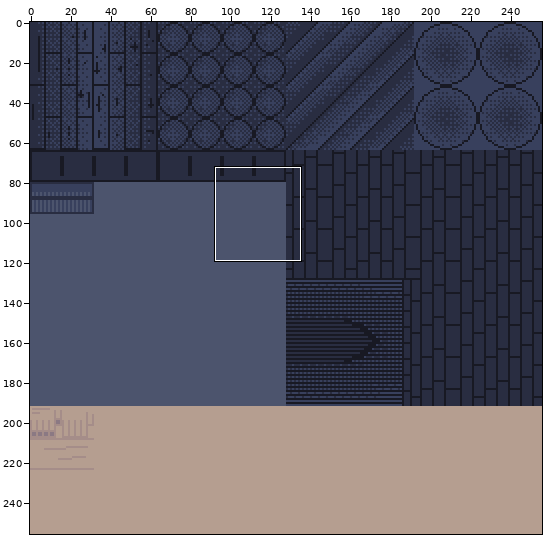
Sprite sheet, stored at assets/obj/spr_dreadzone_texture.png. Above, an overview of the earlier version with the close-up marked.
Close-up. As it was:
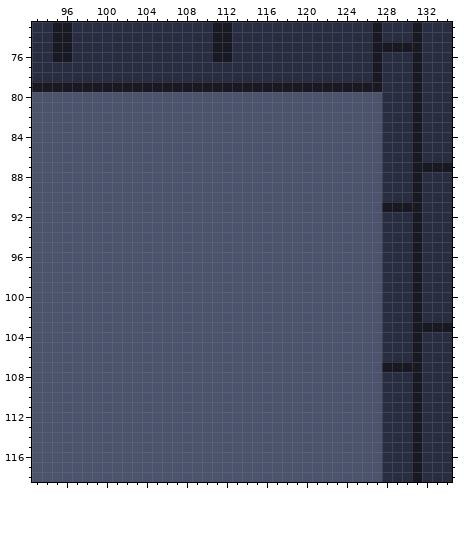
The file is 256x256 pixels. Shown: x 93..134, y 73..118.
And afterwards:
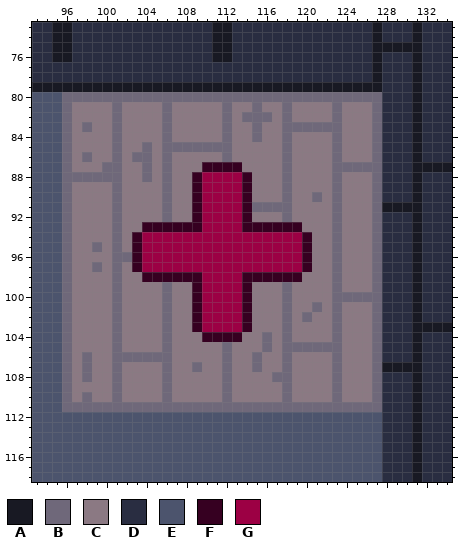
Palette (. is transparent): A #181923  B #6f687a  C #8b7983  D #292d41  E #4c546d  F #360021  G #9c0044
Changes in this commit:
@@ x 93..134 @@
  79 AAAAAAAAAAAAAAAAAAAAAAAAAAAAAAAAAAADDDADDD
- 80 EEEEEEEEEEEEEEEEEEEEEEEEEEEEEEEEEEEDDDADDD
- 81 EEEEEEEEEEEEEEEEEEEEEEEEEEEEEEEEEEEDDDADDD
- 82 EEEEEEEEEEEEEEEEEEEEEEEEEEEEEEEEEEEDDDADDD
- 83 EEEEEEEEEEEEEEEEEEEEEEEEEEEEEEEEEEEDDDADDD
- 84 EEEEEEEEEEEEEEEEEEEEEEEEEEEEEEEEEEEDDDADDD
- 85 EEEEEEEEEEEEEEEEEEEEEEEEEEEEEEEEEEEDDDADDD
- 86 EEEEEEEEEEEEEEEEEEEEEEEEEEEEEEEEEEEDDDADDD
- 87 EEEEEEEEEEEEEEEEEEEEEEEEEEEEEEEEEEEDDDAAAA
- 88 EEEEEEEEEEEEEEEEEEEEEEEEEEEEEEEEEEEDDDADDD
- 89 EEEEEEEEEEEEEEEEEEEEEEEEEEEEEEEEEEEDDDADDD
- 90 EEEEEEEEEEEEEEEEEEEEEEEEEEEEEEEEEEEDDDADDD
- 91 EEEEEEEEEEEEEEEEEEEEEEEEEEEEEEEEEEEAAAADDD
- 92 EEEEEEEEEEEEEEEEEEEEEEEEEEEEEEEEEEEDDDADDD
- 93 EEEEEEEEEEEEEEEEEEEEEEEEEEEEEEEEEEEDDDADDD
- 94 EEEEEEEEEEEEEEEEEEEEEEEEEEEEEEEEEEEDDDADDD
- 95 EEEEEEEEEEEEEEEEEEEEEEEEEEEEEEEEEEEDDDADDD
- 96 EEEEEEEEEEEEEEEEEEEEEEEEEEEEEEEEEEEDDDADDD
- 97 EEEEEEEEEEEEEEEEEEEEEEEEEEEEEEEEEEEDDDADDD
- 98 EEEEEEEEEEEEEEEEEEEEEEEEEEEEEEEEEEEDDDADDD
- 99 EEEEEEEEEEEEEEEEEEEEEEEEEEEEEEEEEEEDDDADDD
-100 EEEEEEEEEEEEEEEEEEEEEEEEEEEEEEEEEEEDDDADDD
-101 EEEEEEEEEEEEEEEEEEEEEEEEEEEEEEEEEEEDDDADDD
-102 EEEEEEEEEEEEEEEEEEEEEEEEEEEEEEEEEEEDDDADDD
-103 EEEEEEEEEEEEEEEEEEEEEEEEEEEEEEEEEEEDDDAAAA
-104 EEEEEEEEEEEEEEEEEEEEEEEEEEEEEEEEEEEDDDADDD
-105 EEEEEEEEEEEEEEEEEEEEEEEEEEEEEEEEEEEDDDADDD
-106 EEEEEEEEEEEEEEEEEEEEEEEEEEEEEEEEEEEDDDADDD
-107 EEEEEEEEEEEEEEEEEEEEEEEEEEEEEEEEEEEAAAADDD
-108 EEEEEEEEEEEEEEEEEEEEEEEEEEEEEEEEEEEDDDADDD
-109 EEEEEEEEEEEEEEEEEEEEEEEEEEEEEEEEEEEDDDADDD
-110 EEEEEEEEEEEEEEEEEEEEEEEEEEEEEEEEEEEDDDADDD
-111 EEEEEEEEEEEEEEEEEEEEEEEEEEEEEEEEEEEDDDADDD
+ 80 EEEBBBBBBBBBBBBBBBBBBBBBBBBBBBBBBBBDDDADDD
+ 81 EEEBCCCCBCCCCBCCCCCBCCBCCBCCCCBCCCBDDDADDD
+ 82 EEEBCCCCBCCCCBCCCCCBCBBBCBCCCCBCCCBDDDADDD
+ 83 EEEBCBCCBCCCCBCCCCCBCCBCCBBBBBBCCCBDDDADDD
+ 84 EEEBCCCCBCCCCBCCCCCBCCBCCBCCCCBCCCBDDDADDD
+ 85 EEEBCCCCBCCBCBBBBBBBCCCCCBCCCCBCCCBDDDADDD
+ 86 EEEBCBCCBCBBCBCCCCCBCCCCCBCCCCBCCCBDDDADDD
+ 87 EEEBCCCBBCCBCBCCCFFFFCCCCBCCCCBBBBBDDDAAAA
+ 88 EEEBBBBBBCCBCBCCFGGGGFCCCBCCCCBCCCBDDDADDD
+ 89 EEEBCCCCBCCCCBCCFGGGGFCCCBCCCCBCCCBDDDADDD
+ 90 EEEBCCCCBCCCCBCCFGGGGFCCCBCCBCBCCCBDDDADDD
+ 91 EEEBCCCCBCCCCBCCFGGGGFBBBBCCCCBCCCBAAAADDD
+ 92 EEEBCCCCBCCCCBCCFGGGGFCCCBCCCCBCCCBDDDADDD
+ 93 EEEBCCCCBCCFFFFFFGGGGFFFFFFCCCBCCCBDDDADDD
+ 94 EEEBCCCCBCFGGGGGGGGGGGGGGGGFCCBCCCBDDDADDD
+ 95 EEEBCCBCBCFGGGGGGGGGGGGGGGGFCCBCCCBDDDADDD
+ 96 EEEBCCCCBBFGGGGGGGGGGGGGGGGFCCBCCCBDDDADDD
+ 97 EEEBCCBCBCFGGGGGGGGGGGGGGGGFCCBCCCBDDDADDD
+ 98 EEEBCCCCBCCFFFFFFGGGGFFFFFFCCCBCCCBDDDADDD
+ 99 EEEBCCCCBCCCCBCCFGGGGFCCCBCCCCBCCCBDDDADDD
+100 EEEBCCCCBCCCCBCCFGGGGFCCCBCCCCBBBBBDDDADDD
+101 EEEBCCCCBCCCCBCCFGGGGFCCCBCCBCBCCCBDDDADDD
+102 EEEBCCCCBCCCCBCCFGGGGFCCCBCBCCBCCCBDDDADDD
+103 EEEBCCCCBCCCCBCCFGGGGFCCCBCCCCBCCCBDDDAAAA
+104 EEEBCCCCBCCCCBCCCFFFFCCBCBCCCCBCCCBDDDADDD
+105 EEEBCCCCBCCCCBCCCCCBCCCBCBBBBBBCCCBDDDADDD
+106 EEEBCBCCBBBBBBCCCCCBCCBCCBCCCCBCCCBDDDADDD
+107 EEEBCBCCBCCCCBCCBCCBCCBCCBCCCCBCCCBAAAADDD
+108 EEEBCBCCBCCCCBCCCCCBCCCCBBCCCCBCCCBDDDADDD
+109 EEEBCCCCBCCCCBCCCCCBCCCCCBCCCCBCCCBDDDADDD
+110 EEEBCBCCBCCCCBCCCCCBCCCCCBCCCCBCCCBDDDADDD
+111 EEEBBBBBBBBBBBBBBBBBBBBBBBBBBBBBBBBDDDADDD
 112 EEEEEEEEEEEEEEEEEEEEEEEEEEEEEEEEEEEDDDADDD
Changed places in both close-ups, as pixel boxes (x1, y1, x2, y2):
changed: (62, 92, 382, 412)
